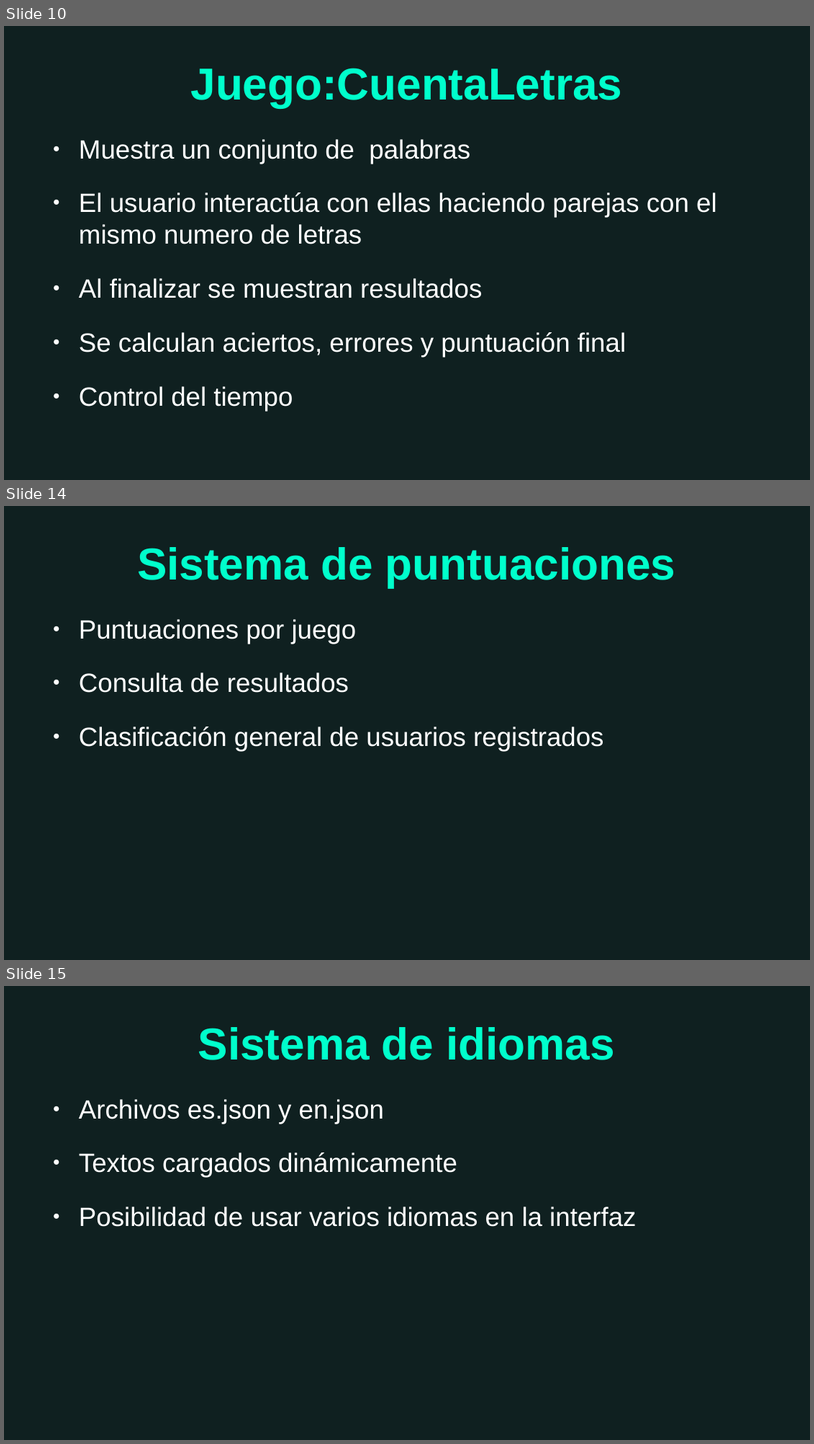
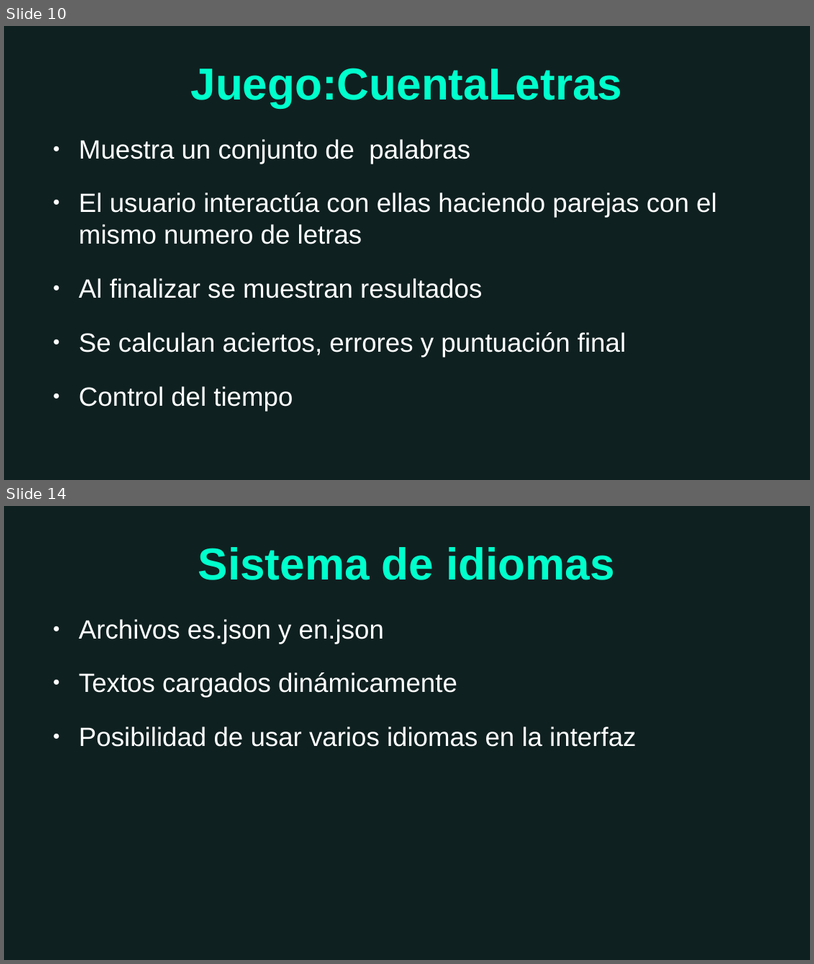
Before and after one commit to David-IFC/DAW, a slide deck: AplicacionFinalCursoPHP/ProyectoFinalDAW.odp. Shown one above the other, each under a label of ours: slides 10, 14 and 15 before the commit, slides 10 and 14 after it; the slides between them are not shown. The pictures are 814x1444 and 814x964 pixels, drawn with LibreOffice and Linux fonts; fonts in the diff are those of the drawing; background and template pictures are left out. Boxes give left, top, right and bottom in pixels: in the first picture for what was removed or moved away, otherwise in the second. Text is boxed around its words. In the diff, an @@ line names an element or a change of style, - is before the commit and + after.

```diff
--- a/AplicacionFinalCursoPHP/ProyectoFinalDAW.odp
+++ b/AplicacionFinalCursoPHP/ProyectoFinalDAW.odp
@@ slide 14 removed at box(4, 506, 810, 960), background #0F2020 @@
@@ title removed at box(137, 547, 676, 587) @@
-Sistema de puntuaciones
@@ text removed at box(79, 619, 604, 751) @@
-● Puntuaciones por juego
-● Consulta de resultados
-● Clasificación general de usuarios registrados
@@ what was slide 15 is now slide 14 @@
```
Also in this commit, not shown: 7 slides changed, 1 other file.
